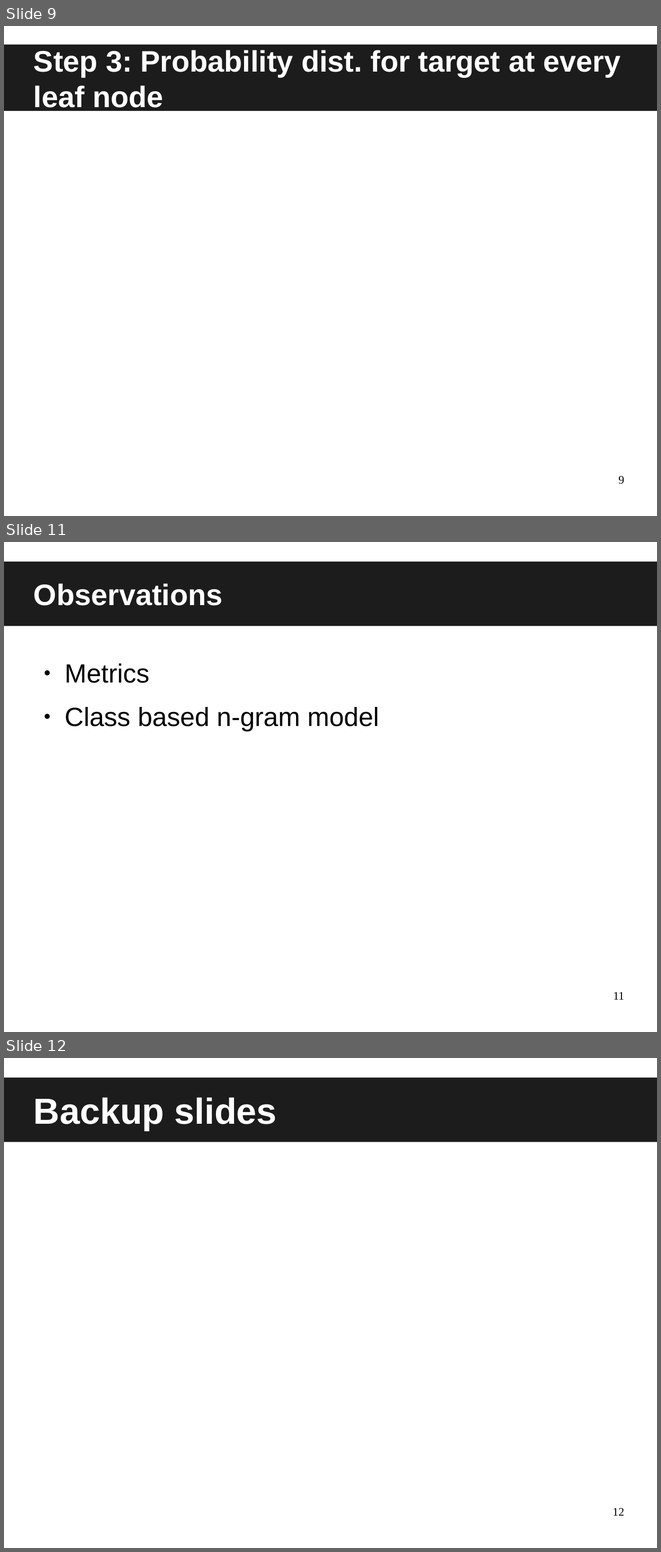
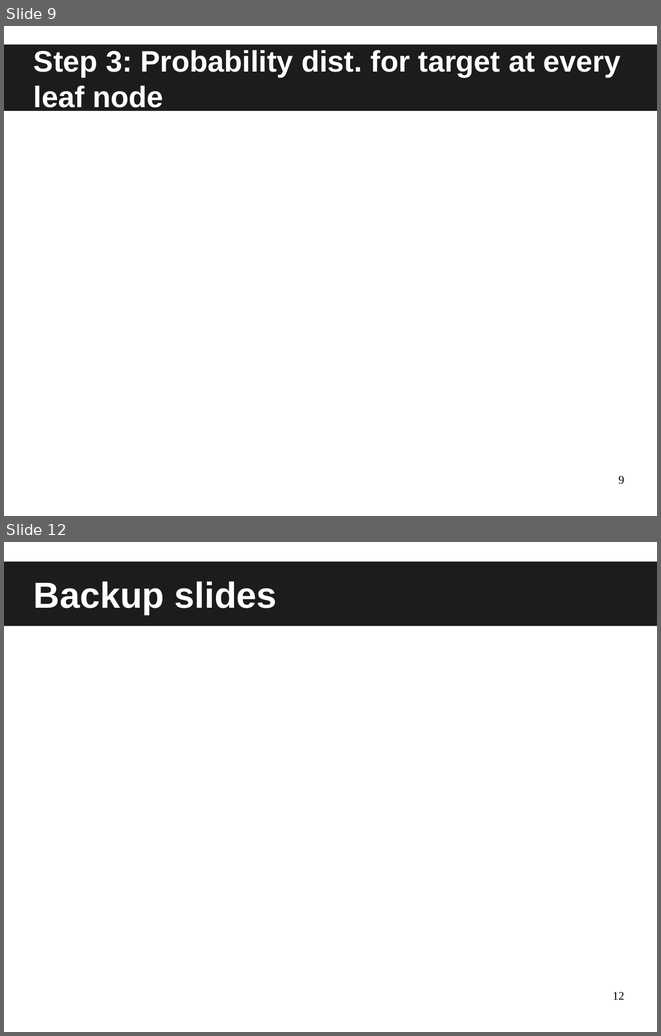
Before and after one commit to iisc-sa-open/trsl, a slide deck: presentations/trsl_project.odp. Shown one above the other, each under a label of ours: slides 9, 11 and 12 before the commit, slides 9 and 12 after it; the slides between them are not shown. The pictures are 661x1552 and 661x1036 pixels, drawn with LibreOffice and Linux fonts; fonts in the diff are those of the drawing. Boxes give left, top, right and bottom in pixels: in the first picture for what was removed or moved away, otherwise in the second. Text is boxed around its words. In the diff, an @@ line names an element or a change of style, - is before the commit and + after.

```diff
--- a/presentations/trsl_project.odp
+++ b/presentations/trsl_project.odp
@@ slide 11 removed at <box>4,542,657,1032</box>, background #FFFFFF @@
@@ title removed at <box>4,562,657,626</box> @@
-Observations
@@ text removed at <box>64,663,379,731</box> @@
-● Metrics
-● Class based n-gram model
@@ page number removed at <box>613,991,624,999</box> @@
-11
```
Also in this commit, not shown: 3 slides changed, 1 slide added, 1 other file.
